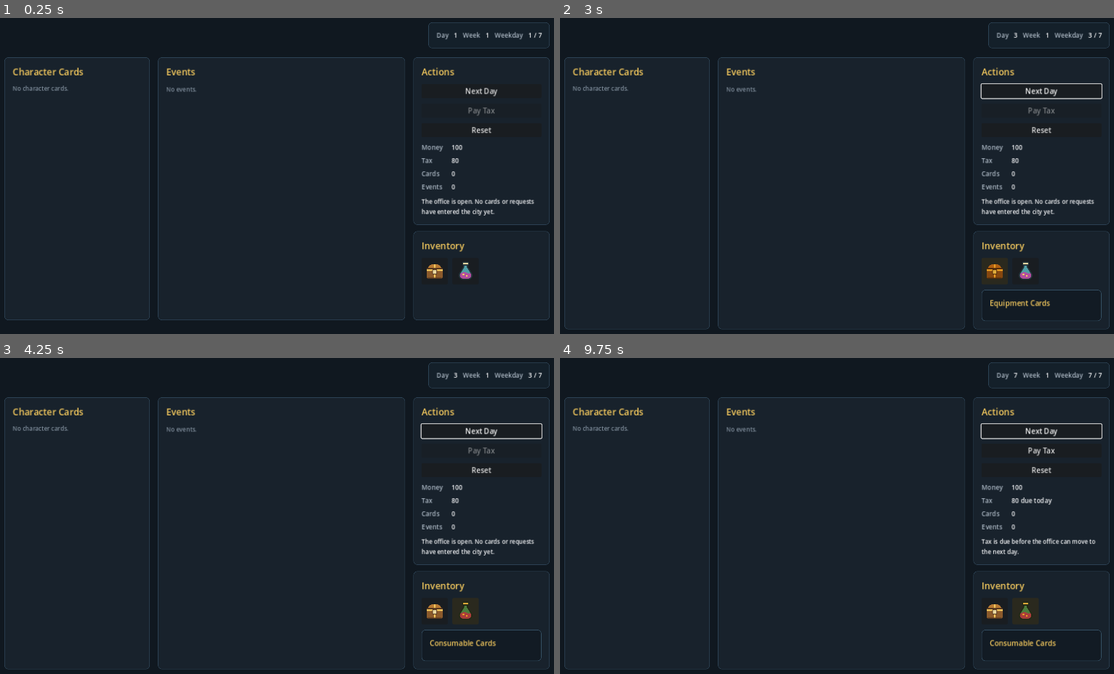
Above: before the commit, frames 1-4 (two rows, left to right).
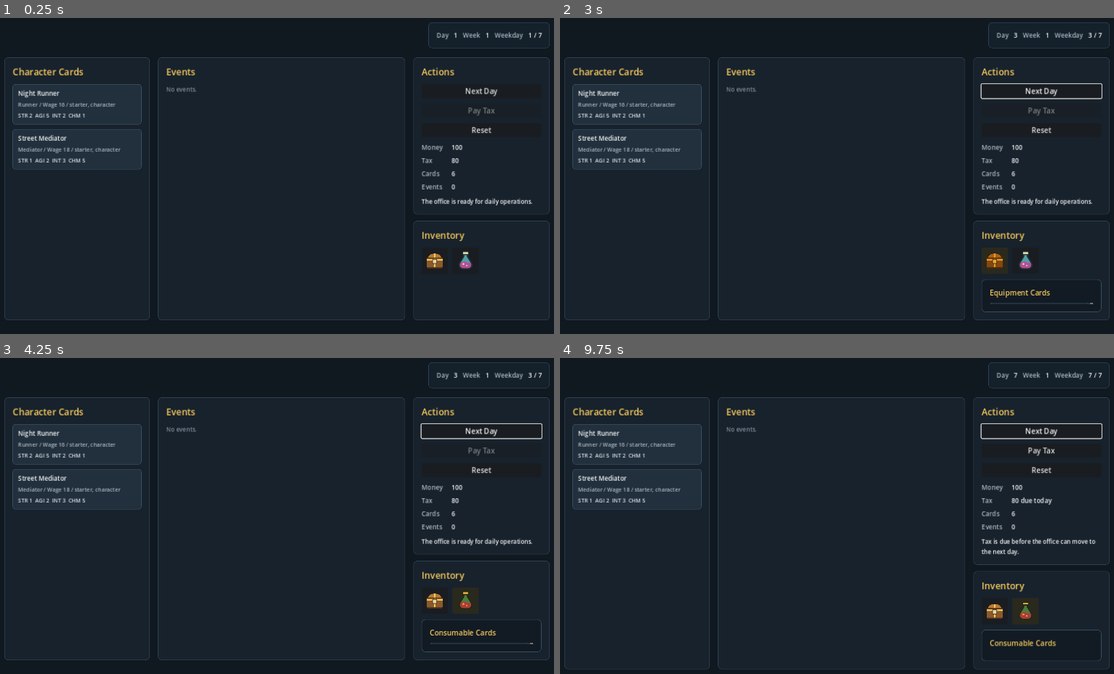
Above: after the commit, the same moments.

Repository: YOONRY/city_of_star
Game: Godot game, scene res://scenes/main/main.tscn
The game is run twice, just before and just after one commit, with the same random seed, the same clock (stepped at 60 frames per second) and the same inputs.
Inputs (mouse positions are in pixels of both pictures, inside the frame that each line leads up to; where the layout moved, square brackets give the same spot in the first picture):
- Up to frame 1 (0.25 s): no input
- Up to frame 2 (3 s): click "Reset" at 0.5 s; click "Next Day" at 1.25 s; click "Next Day" at 2 s; click (992, 261) [992, 270] at 2.75 s
- Up to frame 3 (4.25 s): click (465, 601) [465, 610] at 3.5 s
- Up to frame 4 (9.75 s): click (992, 601) [992, 610] at 4.25 s; click (1025, 601) [1025, 610] at 5 s; click "Next Day" at 5.75 s; click (992, 601) [992, 610] at 6.5 s; click (1025, 601) [1025, 610] at 7.25 s; tap Enter at 8, 9.5 s; tap Space at 8.75 s

The runs differ from the first frame. In frame 1, 2.2% of the frame differs, in the area x 2-100%, y 20-83%; in frame 2, 3.1%; in frame 3, 3.1%, in the area x 0-100%, y 20-99%; in frame 4, 1.2%.

Commit message:
Show owned starter cards

Diff:
--- /dev/null
+++ b/data/cards/encrypted_radio.tres
@@ -0,0 +1,22 @@
+[gd_resource type="Resource" script_class="CardDefinition" load_steps=3 format=3]
+
+[ext_resource type="Script" path="res://scripts/cards/card_definition.gd" id="1_card"]
+[ext_resource type="Script" path="res://scripts/core/stat_block.gd" id="2_stats"]
+
+[sub_resource type="Resource" id="Resource_stats"]
+script = ExtResource("2_stats")
+strength = 0
+agility = 1
+intelligence = 3
+charm = 0
+
+[resource]
+script = ExtResource("1_card")
+id = &"encrypted_radio"
+display_name = "Encrypted Radio"
+card_type = 1
+stats = SubResource("Resource_stats")
+skill_ids = PackedStringArray("signal_scan")
+weekly_wage = 0
+job = &""
+tags = PackedStringArray("starter", "equipment")
--- /dev/null
+++ b/data/cards/night_runner.tres
@@ -0,0 +1,22 @@
+[gd_resource type="Resource" script_class="CardDefinition" load_steps=3 format=3]
+
+[ext_resource type="Script" path="res://scripts/cards/card_definition.gd" id="1_card"]
+[ext_resource type="Script" path="res://scripts/core/stat_block.gd" id="2_stats"]
+
+[sub_resource type="Resource" id="Resource_stats"]
+script = ExtResource("2_stats")
+strength = 2
+agility = 5
+intelligence = 2
+charm = 1
+
+[resource]
+script = ExtResource("1_card")
+id = &"night_runner"
+display_name = "Night Runner"
+card_type = 0
+stats = SubResource("Resource_stats")
+skill_ids = PackedStringArray("scout")
+weekly_wage = 16
+job = &"Runner"
+tags = PackedStringArray("starter", "character")
--- /dev/null
+++ b/data/cards/old_revolver.tres
@@ -0,0 +1,22 @@
+[gd_resource type="Resource" script_class="CardDefinition" load_steps=3 format=3]
+
+[ext_resource type="Script" path="res://scripts/cards/card_definition.gd" id="1_card"]
+[ext_resource type="Script" path="res://scripts/core/stat_block.gd" id="2_stats"]
+
+[sub_resource type="Resource" id="Resource_stats"]
+script = ExtResource("2_stats")
+strength = 3
+agility = 0
+intelligence = 0
+charm = 0
+
+[resource]
+script = ExtResource("1_card")
+id = &"old_revolver"
+display_name = "Old Revolver"
+card_type = 1
+stats = SubResource("Resource_stats")
+skill_ids = PackedStringArray()
+weekly_wage = 0
+job = &""
+tags = PackedStringArray("starter", "equipment")
--- /dev/null
+++ b/data/cards/quick_tonic.tres
@@ -0,0 +1,22 @@
+[gd_resource type="Resource" script_class="CardDefinition" load_steps=3 format=3]
+
+[ext_resource type="Script" path="res://scripts/cards/card_definition.gd" id="1_card"]
+[ext_resource type="Script" path="res://scripts/core/stat_block.gd" id="2_stats"]
+
+[sub_resource type="Resource" id="Resource_stats"]
+script = ExtResource("2_stats")
+strength = 0
+agility = 2
+intelligence = 0
+charm = 0
+
+[resource]
+script = ExtResource("1_card")
+id = &"quick_tonic"
+display_name = "Quick Tonic"
+card_type = 2
+stats = SubResource("Resource_stats")
+skill_ids = PackedStringArray()
+weekly_wage = 0
+job = &""
+tags = PackedStringArray("starter", "consumable")
--- /dev/null
+++ b/data/cards/rumor_packet.tres
@@ -0,0 +1,22 @@
+[gd_resource type="Resource" script_class="CardDefinition" load_steps=3 format=3]
+
+[ext_resource type="Script" path="res://scripts/cards/card_definition.gd" id="1_card"]
+[ext_resource type="Script" path="res://scripts/core/stat_block.gd" id="2_stats"]
+
+[sub_resource type="Resource" id="Resource_stats"]
+script = ExtResource("2_stats")
+strength = 0
+agility = 0
+intelligence = 2
+charm = 2
+
+[resource]
+script = ExtResource("1_card")
+id = &"rumor_packet"
+display_name = "Rumor Packet"
+card_type = 2
+stats = SubResource("Resource_stats")
+skill_ids = PackedStringArray("lead")
+weekly_wage = 0
+job = &""
+tags = PackedStringArray("starter", "consumable")
--- /dev/null
+++ b/data/cards/street_mediator.tres
@@ -0,0 +1,22 @@
+[gd_resource type="Resource" script_class="CardDefinition" load_steps=3 format=3]
+
+[ext_resource type="Script" path="res://scripts/cards/card_definition.gd" id="1_card"]
+[ext_resource type="Script" path="res://scripts/core/stat_block.gd" id="2_stats"]
+
+[sub_resource type="Resource" id="Resource_stats"]
+script = ExtResource("2_stats")
+strength = 1
+agility = 2
+intelligence = 3
+charm = 5
+
+[resource]
+script = ExtResource("1_card")
+id = &"street_mediator"
+display_name = "Street Mediator"
+card_type = 0
+stats = SubResource("Resource_stats")
+skill_ids = PackedStringArray("negotiate")
+weekly_wage = 18
+job = &"Mediator"
+tags = PackedStringArray("starter", "character")
--- a/scripts/autoloads/game_state.gd
+++ b/scripts/autoloads/game_state.gd
@@ -9,6 +9,7 @@
 const STARTING_MONEY := 100
 const STARTING_WEEKLY_TAX := 80
 const TAX_DUE_WEEKDAY := 7
+const STARTING_CARD_TAG := "starter"
 
 var current_day: int = 1
 var office := OfficeState.new()
@@ -24,6 +25,7 @@
 	current_day = 1
 	office = OfficeState.new()
 	office.reset(STARTING_MONEY)
+	_seed_starting_cards()
 	tax_manager = TaxManager.new(STARTING_WEEKLY_TAX, TAX_DUE_WEEKDAY)
 	is_game_over = false
 	game_over_reason = ""
@@ -82,6 +84,12 @@
 	return tax_manager.weekday(current_day)
 
 
+func _seed_starting_cards() -> void:
+	for card in ContentCatalog.cards:
+		if card != null and card.tags.has(STARTING_CARD_TAG):
+			office.add_card(card)
+
+
 func _set_game_over(reason: String) -> void:
 	is_game_over = true
 	game_over_reason = reason
--- a/scripts/ui/main_screen.gd
+++ b/scripts/ui/main_screen.gd
@@ -356,7 +356,7 @@
 	week_value.text = str(GameState.get_week())
 	weekday_value.text = "%s / 7" % GameState.get_weekday()
 	money_value.text = str(GameState.office.money)
-	card_count_value.text = str(ContentCatalog.cards.size())
+	card_count_value.text = str(GameState.office.owned_cards.size())
 	request_count_value.text = str(ContentCatalog.requests.size())
 
 	var tax_text := str(GameState.tax_manager.weekly_tax)
@@ -383,7 +383,7 @@
 		status_label.text = "Game Over: %s" % GameState.game_over_reason
 	elif tax_can_be_paid:
 		status_label.text = "Tax is due before the office can move to the next day."
-	elif ContentCatalog.cards.is_empty() and ContentCatalog.requests.is_empty():
+	elif GameState.office.owned_cards.is_empty() and ContentCatalog.requests.is_empty():
 		status_label.text = "The office is open. No cards or requests have entered the city yet."
 	else:
 		status_label.text = "The office is ready for daily operations."
@@ -454,7 +454,7 @@
 func _get_cards_by_type(card_type: int) -> Array[CardDefinition]:
 	var filtered: Array[CardDefinition] = []
 
-	for card in ContentCatalog.cards:
+	for card in GameState.office.owned_cards:
 		if card != null and card.card_type == card_type:
 			filtered.append(card)
 
